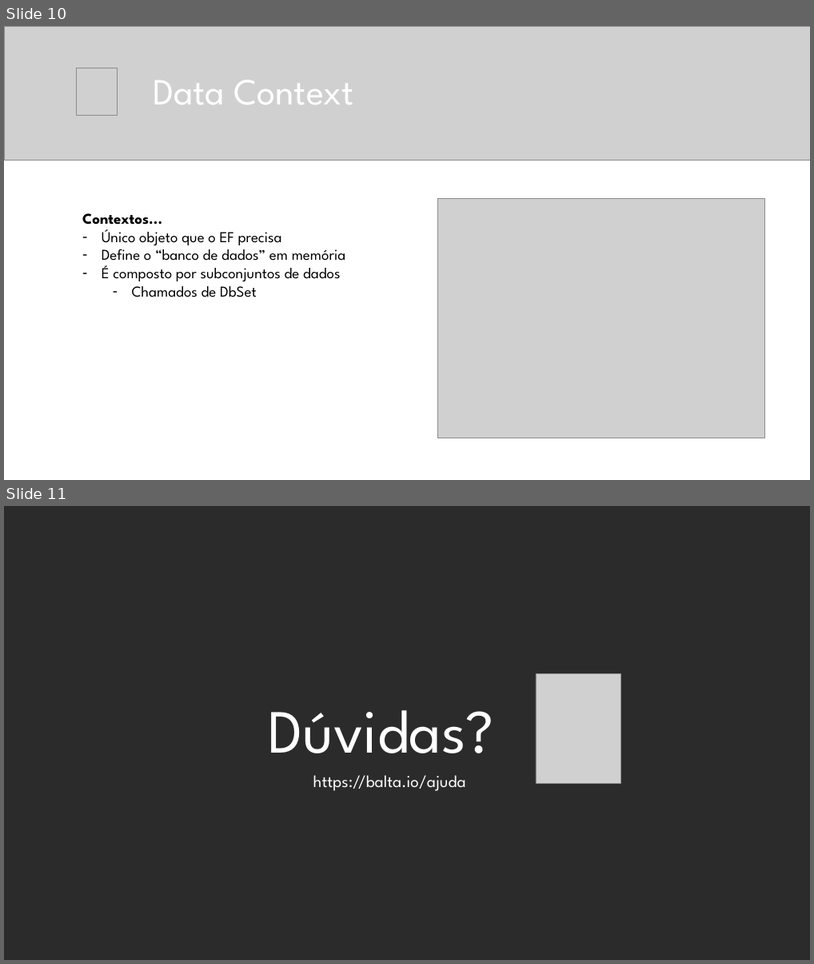
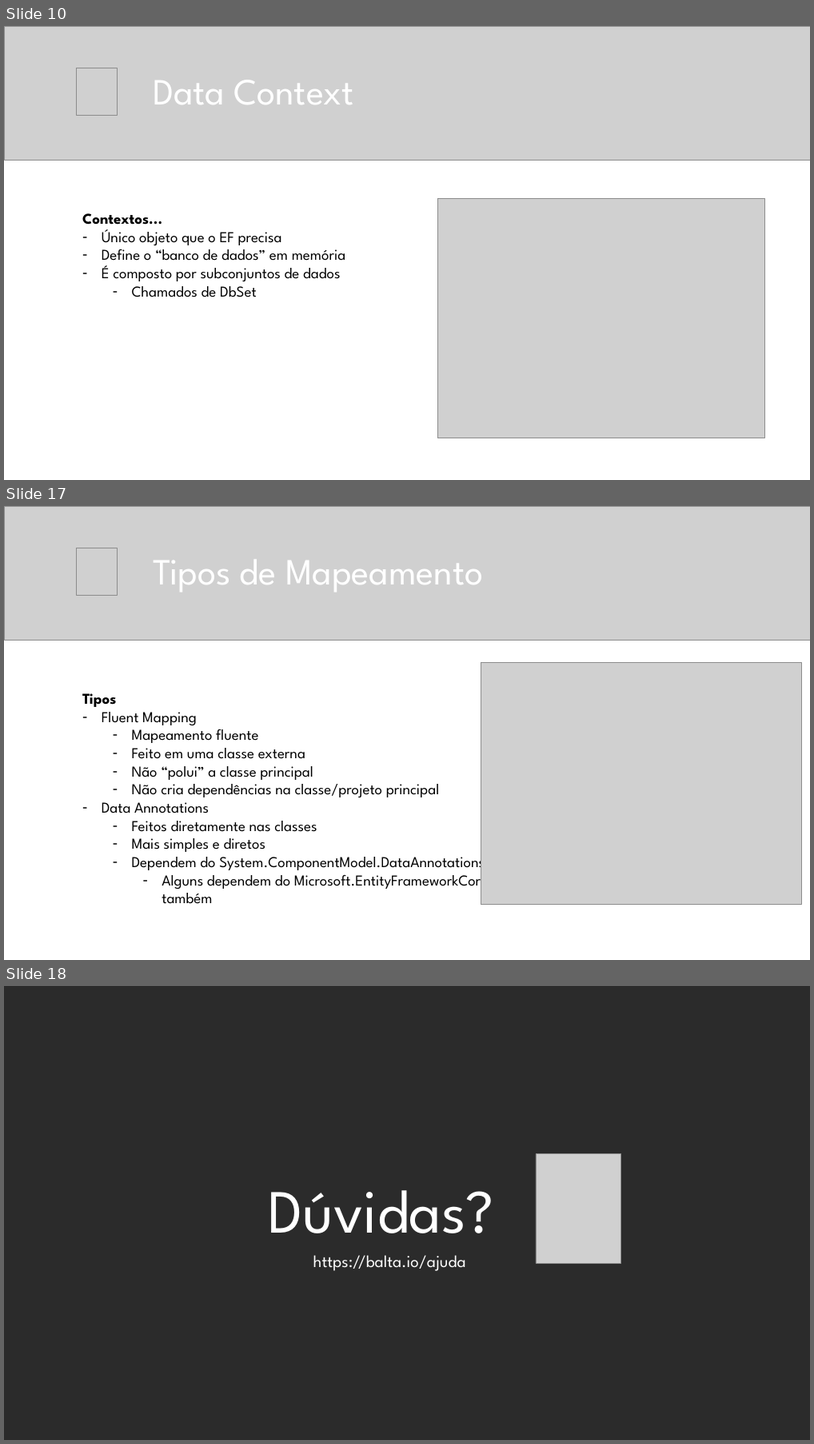
Before and after one commit to balta-io/2808, a slide deck: 2808.pptx. Shown one above the other, each under a label of ours: slides 10 and 11 before the commit, slides 10, 17 and 18 after it; the slides between them are not shown. The pictures are 814x964 and 814x1444 pixels, drawn with LibreOffice and Linux fonts; fonts in the diff are those of the drawing; grey boxes stand for pictures; background and template pictures are left out; a plain dark background stands for a picture behind light text. Boxes give left, top, right and bottom in pixels: in the first picture for what was removed or moved away, otherwise in the second. Text is boxed around its words. In the diff, an @@ line names an element or a change of style, - is before the commit and + after.

```diff
--- a/2808.pptx
+++ b/2808.pptx
@@ slide 17 added at <box>4,506,810,960</box>, background #FFFFFF @@
@@ picture added at <box>4,506,810,640</box> @@
@@ picture added at <box>77,548,117,595</box> @@
@@ title added at <box>153,560,483,592</box>, 44 pt, text #FFFFFF @@
+Tipos de Mapeamento
@@ picture added at <box>482,663,802,904</box> @@
@@ text added at <box>82,693,488,904</box>, 18 pt, text #000000 @@
+Tipos
+– Fluent Mapping
+  – Mapeamento fluente
+  – Feito em uma classe externa
+  – Não “polui” a classe principal
+  – Não cria dependências na classe/projeto principal
+– Data Annotations
+  – Feitos diretamente nas classes
+  – Mais simples e diretos
+  – Dependem do System.ComponentModel.DataAnnotations
+    – Alguns dependem do Microsoft.EntityFrameworkCore também
@@ what was slide 11 is now slide 18 @@
```
Also in this commit, not shown: 6 other slides added.
